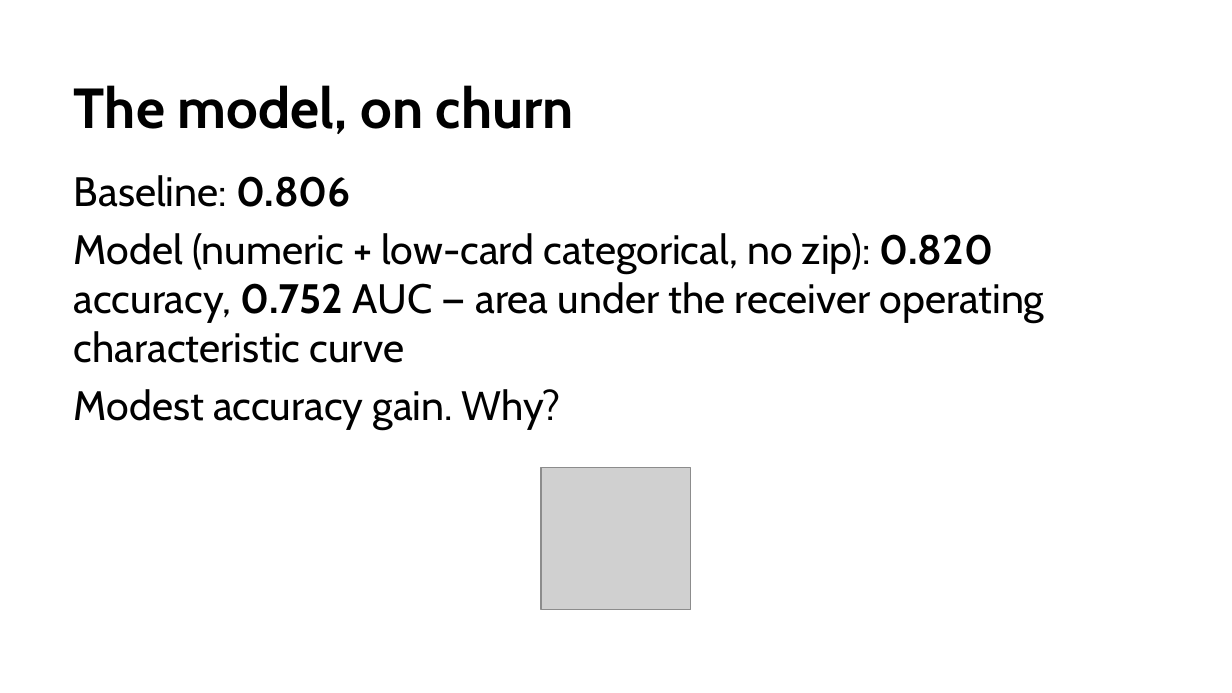
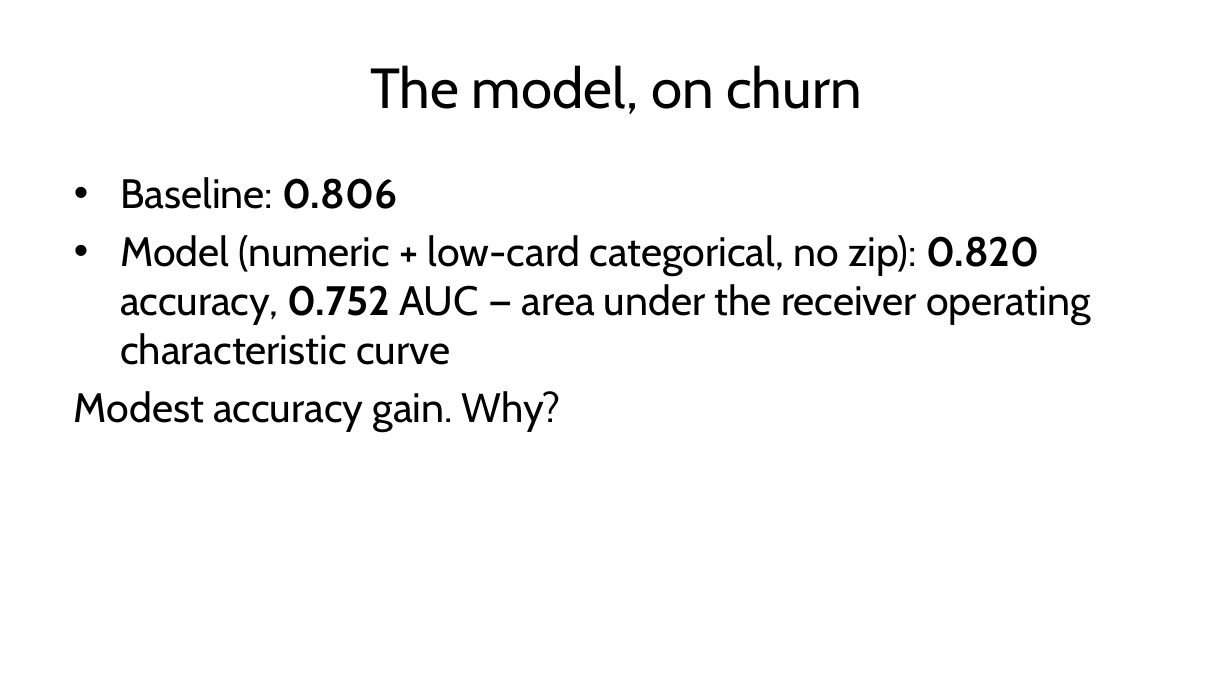
Before and after one commit to fabioantonini/technologies-for-artificial-intelligence, a slide deck: slide 34 of Lessons/02_data_exploration_and_preparation/Slides/data_exploration_and_preparation_slides.pptx (slide 33 before the commit). Drawn at 1232x693 pixels with LibreOffice and Linux fonts; fonts in the diff are those of the drawing; grey boxes stand for pictures; background and template pictures are left out. Boxes give left, top, right and bottom in pixels: in the first picture for what was removed or moved away, otherwise in the second. Text is boxed around its words. In the diff, an @@ line names an element or a change of style, - is before the commit and + after.

```diff
--- a/Lessons/02_data_exploration_and_preparation/Slides/data_exploration_and_preparation_slides.pptx
+++ b/Lessons/02_data_exploration_and_preparation/Slides/data_exploration_and_preparation_slides.pptx
@@ title "The model, on churn" at box(370, 65, 861, 114): bold off; alignment left to centre; vertical alignment bottom to middle @@
@@ text at box(120, 177, 1091, 365): bullet none to • @@
@@ picture removed at box(541, 468, 691, 610) @@
```
Also in this commit, not shown: 2 other slides changed, 3 slides added, 9 other files.
